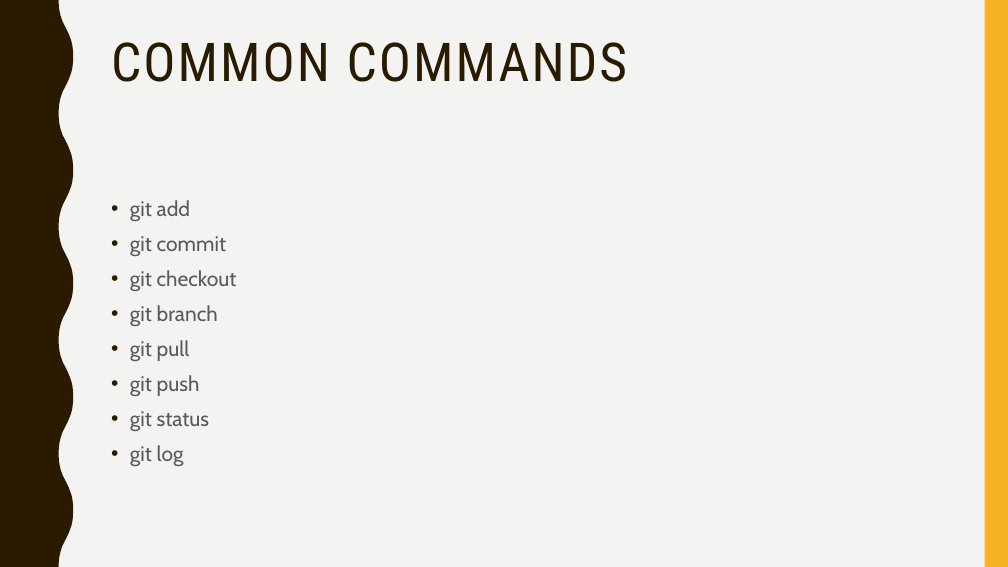
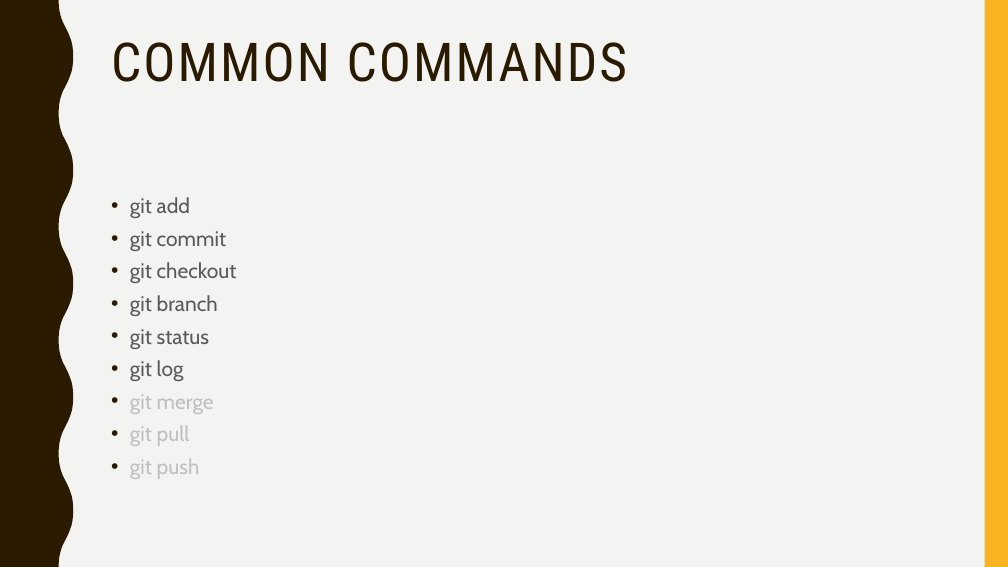
Before and after one commit to pswai/learn-git, a slide deck: slide 4 of learn-git.pptx. Drawn at 1008x567 pixels with LibreOffice and Linux fonts; fonts in the diff are those of the drawing. Boxes give left, top, right and bottom in pixels: in the first picture for what was removed or moved away, otherwise in the second. Text is boxed around its words. In the diff, an @@ line names an element or a change of style, - is before the commit and + after.

Commit message:
update slides again

```diff
--- a/learn-git.pptx
+++ b/learn-git.pptx
@@ text at (130,197,237,479): text colour #595959 to #BFBFBF in "git pull", "git push"; line spacing 1.1 to 1 @@
@@ text at (130,329,214,414): paragraphs added @@
+• git status
+• git log
+• git merge
@@ text at (130,411,210,466): paragraphs removed @@
-• git status
-• git log
```
Also in this commit, not shown: 2 other slides changed.
